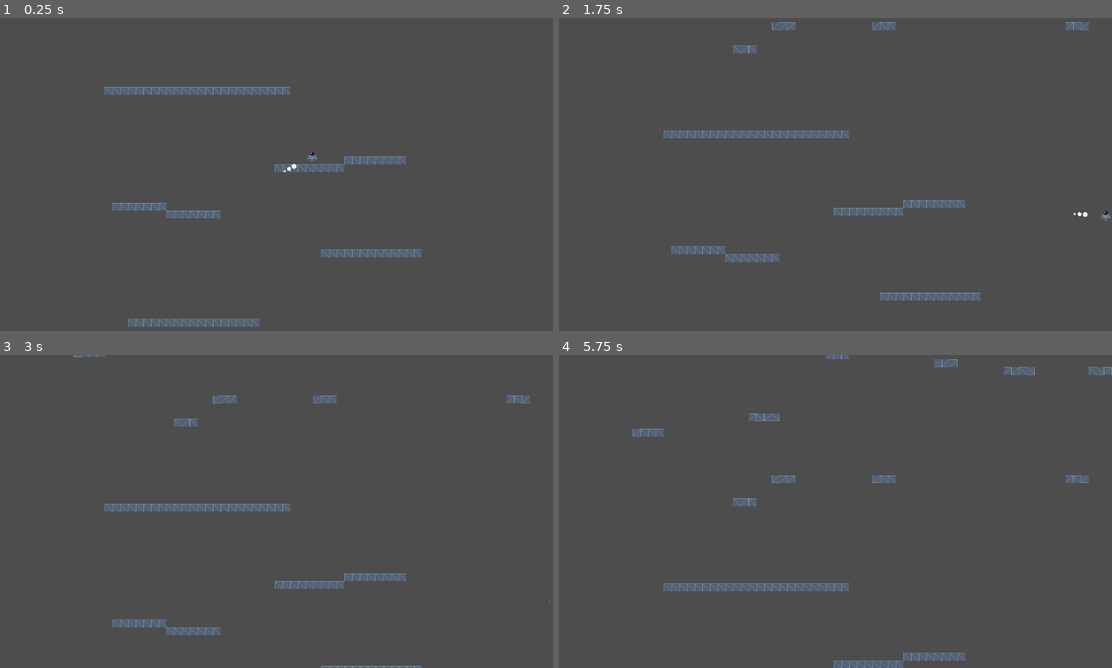
Above: before the commit, frames 1-4 (two rows, left to right).
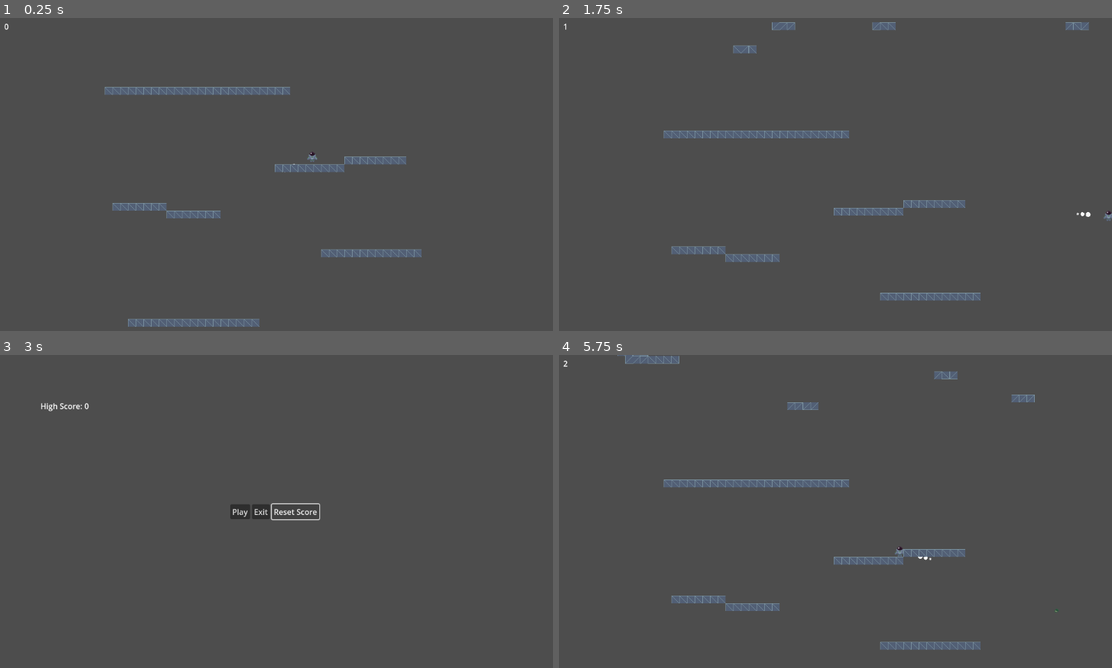
Above: after the commit, the same moments.

Repository: ScoreSpaceGameJam-SpaceGame/SpaceGame
Game: Godot game, scene res://levels/main_level/main_level.tscn
The game is run twice, just before and just after one commit, with the same random seed, the same clock (stepped at 60 frames per second) and the same inputs. Sound files missing from this copy of the repository are replaced by a short silence.
Inputs (mouse positions are in pixels of both pictures, inside the frame that each line leads up to):
- Up to frame 1 (0.25 s): no input
- Up to frame 2 (1.75 s): move the mouse to (957, 158) at 0.52 s; hold D (MoveRight) from 0.53 s (still down); click (957, 158) at 0.6 s; move the mouse to (724, 190) at 1.27 s; tap Space (Teleport) at 1.35 s
- Up to frame 3 (3 s): move the mouse to (331, 442) at 2.02 s; release D (MoveRight) at 2.03 s; hold A (MoveLeft) 2.03-2.75 s; click (331, 442) at 2.1 s; click (293, 511) at 2.75 s, where only the run after the commit has a clickable "Reset Score"
- Up to frame 4 (5.75 s): click (796, 511) at 3.5 s, where only the run after the commit has a clickable "Play"; move the mouse to (807, 574) at 4.27 s; hold D (MoveRight) from 4.28 s (still down); tap Space (Teleport) at 4.35 s; move the mouse to (1001, 558) at 5.02 s; click (1001, 558) at 5.1 s

The runs differ from the first frame. In frame 1, less than 0.1% of the frame differs, in the area x 0-54%, y 1-50%; in frame 2, less than 0.1%; in frame 3, 2.9%; in frame 4, 5.5%, in the area x 0-100%, y 0-100%.
Error after the commit: Attempt to call function 'get_var' in base 'null instance' on a null instance. (res://globals/global.gd:17)

Commit message:
Added system to track score based off seconds play time, and save and load said high score

Diff:
--- /dev/null
+++ b/globals/global.gd
@@ -0,0 +1,17 @@
+extends Node
+
+var current_score
+
+func game_over():
+	if get_high_score() < current_score:
+		save_score(current_score)
+
+	get_tree().change_scene_to_file("res://levels/menu/menu.tscn")
+
+func save_score(score: int) -> void:
+	var save_file = FileAccess.open("user://highscore.save", FileAccess.WRITE)
+	save_file.store_var(score)
+
+func get_high_score() -> int:
+	var save_file = FileAccess.open("user://highscore.save", FileAccess.READ)
+	return int(save_file.get_var())
--- a/levels/main_level/main_level.gd
+++ b/levels/main_level/main_level.gd
@@ -11,15 +11,16 @@
 const HEIGHT_OF_TILESET = 2
 const TILE_SET_TO_USE = "res://levels/main_level/map_tileset.tres"
 
-
 @onready var audio_stream : AudioStreamPlayer = $AudioStreamPlayer
 
+var score = 0
 var tile_map_layers: Array = []
 
 func _ready() -> void:
 	audio_stream.finished.connect(restart_music)
 	tile_map_layers.push_back($InitialTileMapLayer)
 	generate_new_tile_map_layer()
+	Global.current_score = 0
 
 func restart_music() -> void:
 	audio_stream.play()
@@ -28,15 +29,13 @@
 	for tilemap in tile_map_layers:
 		tilemap.translate(Vector2.DOWN * SCROLL_SPEED)
 
+func _on_tile_map_death_body_entered(body: Node2D) -> void:
+	if body is not TileMapLayer:
+		return
 
-func _on_death_body_entered(body: Node2D) -> void:
-	if "Player" in body.get_groups():
-		print_debug("Player will have died here")
-
-	if body is TileMapLayer:
-		tile_map_layers.pop_at(tile_map_layers.find(body))
-		body.queue_free()
-		generate_new_tile_map_layer()
+	tile_map_layers.pop_at(tile_map_layers.find(body))
+	body.queue_free()
+	generate_new_tile_map_layer()
 
 func generate_new_tile_map_layer() -> void:
 	# Instantiate the variables we will need
@@ -64,3 +63,15 @@
 	new_tile_map_layer.position = Vector2(0, -800)
 	$".".add_child(new_tile_map_layer)
 	tile_map_layers.push_back(new_tile_map_layer)
+
+func _on_update_score() -> void:
+	Global.current_score += 1
+	$CanvasLayer/Score.text = str(Global.current_score)
+	$ScoreTimer.start()
+
+
+func _on_player_death_body_entered(body: Node2D) -> void:
+	if "Player" not in body.get_groups():
+		return
+	$ScoreTimer.stop()
+	Global.game_over()
--- a/levels/main_level/main_level.tscn
+++ b/levels/main_level/main_level.tscn
@@ -21,16 +21,22 @@
 sources/0 = SubResource("TileSetAtlasSource_pc5of")
 
 [sub_resource type="RectangleShape2D" id="RectangleShape2D_n7nil"]
-size = Vector2(21.7357, 2100.79)
+size = Vector2(7.42501, 2099.21)
 
 [sub_resource type="RectangleShape2D" id="RectangleShape2D_3auv8"]
-size = Vector2(22.1044, 2081.91)
+size = Vector2(21.4294, 2082.29)
+
+[sub_resource type="RectangleShape2D" id="RectangleShape2D_g51pk"]
+size = Vector2(1150.98, 28.4935)
 
 [sub_resource type="RectangleShape2D" id="RectangleShape2D_pyoiy"]
 size = Vector2(1144.02, 34.1295)
 
 [node name="MainLevel" type="Node2D"]
 script = ExtResource("1_dvjk0")
+
+[node name="Player" parent="." instance=ExtResource("2_cjvwa")]
+position = Vector2(654.098, 258.616)
 
 [node name="InitialTileMapLayer" type="TileMapLayer" parent="." groups=["testing"]]
 tile_map_data = PackedByteArray("AAARACYAAAAAAAAAAAASACYAAAAAAAAAAAATACYAAAAAAAAAAAAUACYAAAAAAAAAAAAVACYAAAAAAAAAAAAWAC …(1280 unchanged characters)…
@@ -49,7 +55,7 @@
 collision_mask = 3
 
 [node name="CollisionShape2D" type="CollisionShape2D" parent="RightBounds"]
-position = Vector2(1157.05, -400.69)
+position = Vector2(1155.95, -401.48)
 shape = SubResource("RectangleShape2D_n7nil")
 
 [node name="LeftBounds" type="StaticBody2D" parent="."]
@@ -57,16 +63,33 @@
 collision_mask = 3
 
 [node name="CollisionShape2D" type="CollisionShape2D" parent="LeftBounds"]
-position = Vector2(-10.5659, -393.482)
+position = Vector2(-10.9034, -393.292)
 shape = SubResource("RectangleShape2D_3auv8")
 
-[node name="Death" type="Area2D" parent="."]
+[node name="PlayerDeath" type="Area2D" parent="."]
 
-[node name="CollisionShape2D" type="CollisionShape2D" parent="Death"]
+[node name="CollisionShape2D" type="CollisionShape2D" parent="PlayerDeath"]
+position = Vector2(575.726, 662.595)
+shape = SubResource("RectangleShape2D_g51pk")
+
+[node name="TileMapDeath" type="Area2D" parent="."]
+
+[node name="CollisionShape2D" type="CollisionShape2D" parent="TileMapDeath"]
 position = Vector2(577.391, 1400)
 shape = SubResource("RectangleShape2D_pyoiy")
 
-[node name="Player" parent="Death" instance=ExtResource("2_cjvwa")]
-position = Vector2(654.098, 258.616)
+[node name="ScoreTimer" type="Timer" parent="."]
+autostart = true
 
-[connection signal="body_entered" from="Death" to="." method="_on_death_body_entered"]
+[node name="CanvasLayer" type="CanvasLayer" parent="."]
+
+[node name="Score" type="Label" parent="CanvasLayer"]
+offset_left = 16.2635
+offset_top = 6.36395
+offset_right = 117.263
+offset_bottom = 41.364
+text = "0"
+
+[connection signal="body_entered" from="PlayerDeath" to="." method="_on_player_death_body_entered"]
+[connection signal="body_entered" from="TileMapDeath" to="." method="_on_tile_map_death_body_entered"]
+[connection signal="timeout" from="ScoreTimer" to="." method="_on_update_score"]
--- a/levels/menu/menu.gd
+++ b/levels/menu/menu.gd
@@ -1,5 +1,7 @@
 extends Control
 
+func _ready() -> void:
+	$Label.text = "High Score: %s" % str(Global.get_high_score())
 
 func _on_play_pressed() -> void:
 	get_tree().change_scene_to_file("res://levels/main_level/main_level.tscn")
@@ -8,4 +10,5 @@
 	get_tree().quit()
 
 func _on_reset_score_pressed() -> void:
-	pass # Replace with function body.
+	Global.save_score(0)
+	$Label.text = "High Score: 0"
--- a/project.godot
+++ b/project.godot
@@ -18,6 +18,7 @@
 [autoload]
 
 Enums="*res://globals/enums.gd"
+Global="*res://globals/global.gd"
 
 [display]
 
Not shown: 1 places in levels/main_level/main_level.tscn that only renumber resources
